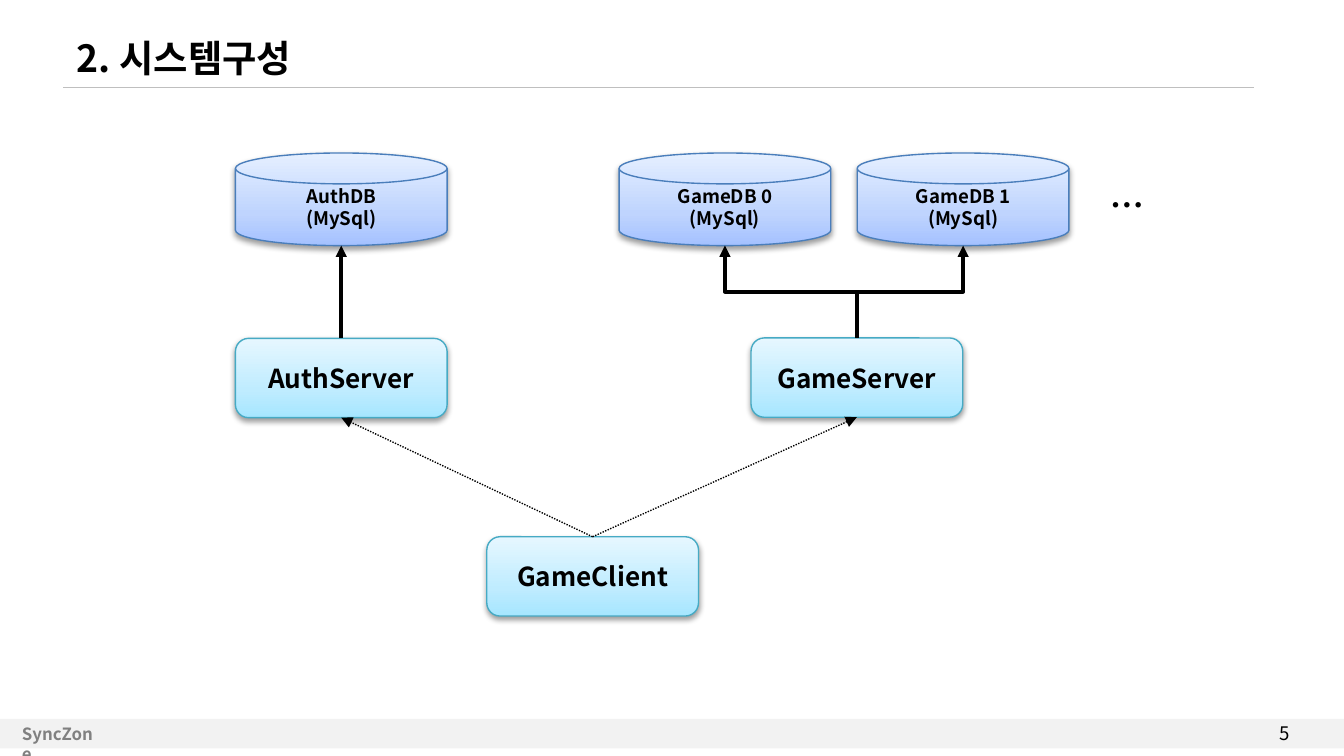
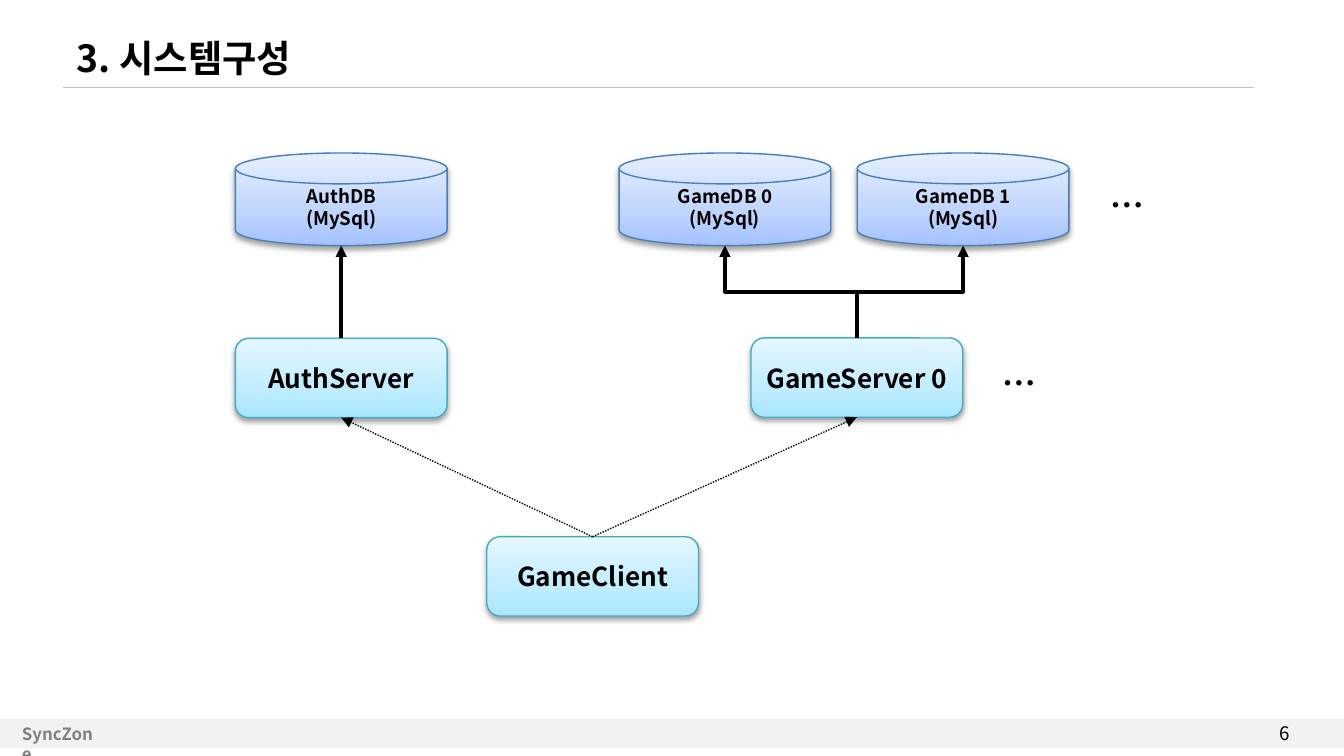
Before and after one commit to kkr3212/Examples, a slide deck: slide 6 of RPGGame_Docs/AegisNetwork_RPGServer.pptx (slide 5 before the commit). Drawn at 1344x756 pixels with LibreOffice and Linux fonts; fonts in the diff are those of the drawing. Boxes give left, top, right and bottom in pixels: in the first picture for what was removed or moved away, otherwise in the second. Text is boxed around its words. In the diff, an @@ line names an element or a change of style, - is before the commit and + after.

```diff
--- a/RPGGame_Docs/AegisNetwork_RPGServer.pptx
+++ b/RPGGame_Docs/AegisNetwork_RPGServer.pptx
@@ text at (77, 40, 291, 76): text changed @@
-2. 시스템구성
+3. 시스템구성
@@ text added at (989, 345, 1042, 399), 18 pt, text #000000, bold @@
+…
@@ text in rounded rectangle at (767, 368, 947, 389): text changed @@
-GameServer
+GameServer 0
@@ page number at (1279, 726, 1289, 741): text changed @@
-5
+6
```
Also in this commit, not shown: 3 other slides changed, 3 slides added, 6 other files.
